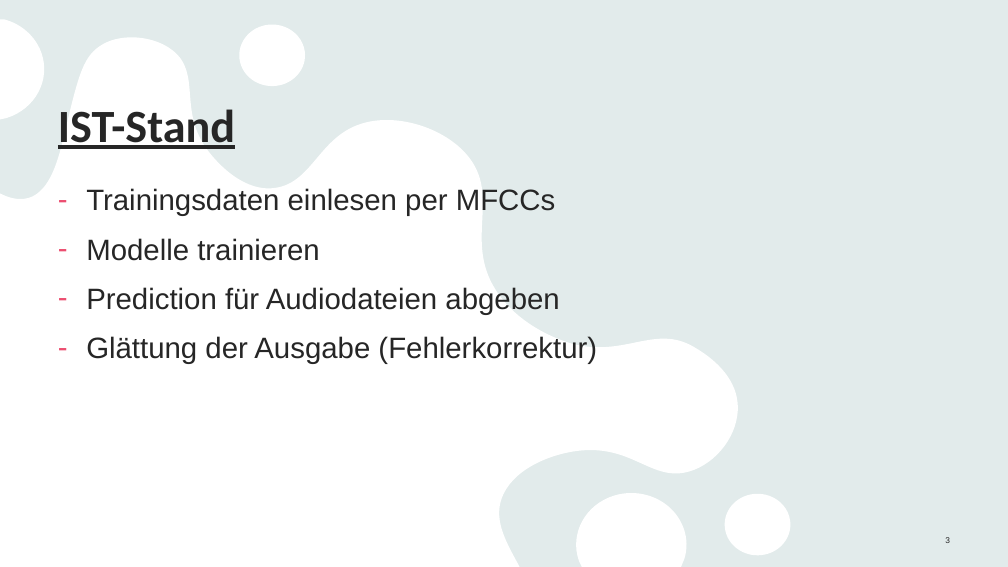
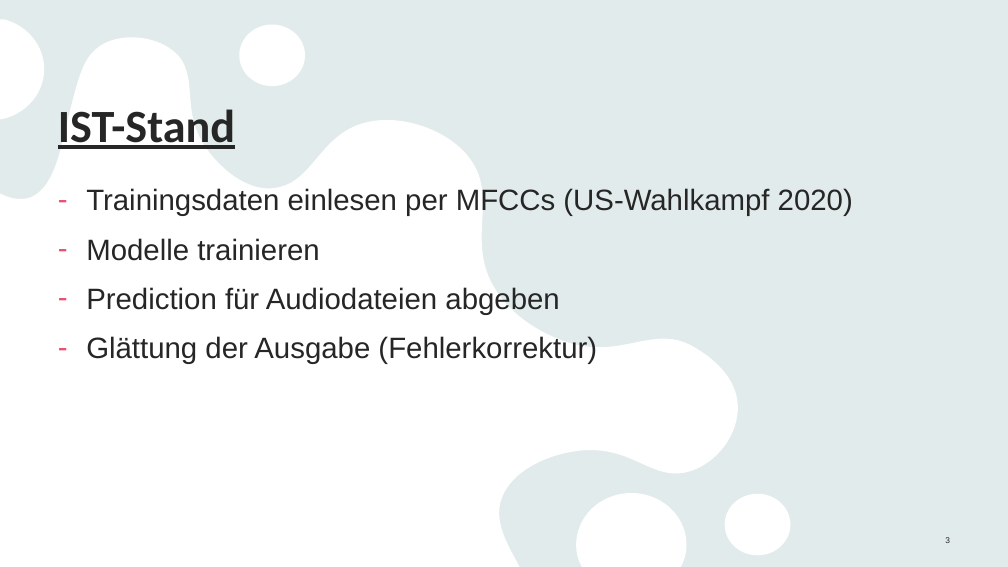
Before and after one commit to Linelle-7/Sprecherkennung-Deep-Learning-, a slide deck: slide 3 of VoiceRecognition_Zwischenstand .pptx. Drawn at 1008x567 pixels with LibreOffice and Linux fonts; fonts in the diff are those of the drawing. Boxes give left, top, right and bottom in pixels: in the first picture for what was removed or moved away, otherwise in the second. Text is boxed around its words. In the diff, an @@ line names an element or a change of style, - is before the commit and + after.

Commit message:
Anpassung (US-Wahl)

```diff
--- a/VoiceRecognition_Zwischenstand .pptx
+++ b/VoiceRecognition_Zwischenstand .pptx
@@ text at [86, 188, 853, 216]: text changed @@
-– Trainingsdaten einlesen per MFCCs
+– Trainingsdaten einlesen per MFCCs (US-Wahlkampf 2020)
```
